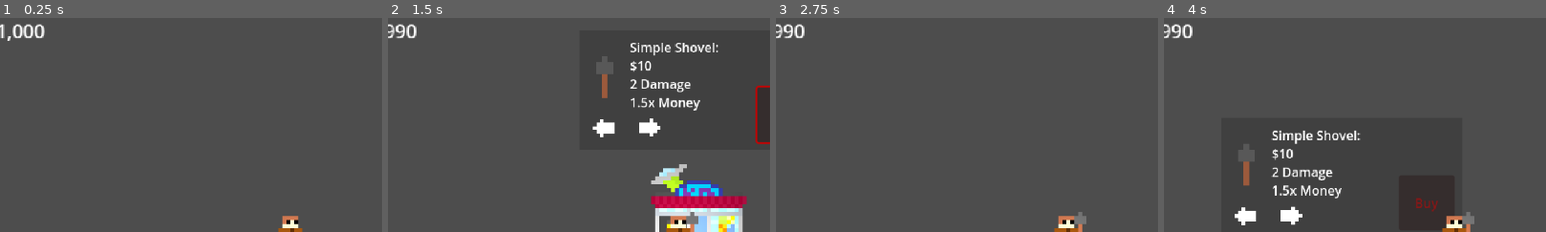
Above: before the commit, frames 1-4 (left to right).
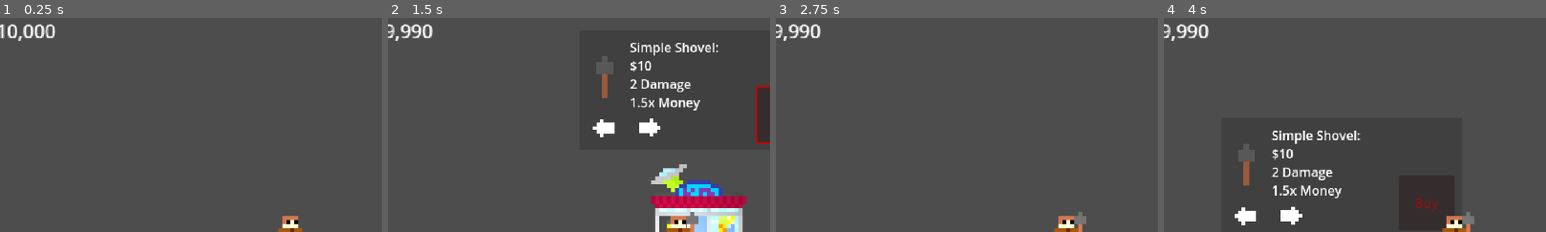
Above: after the commit, the same moments.

Repository: ThuyTran735/Asteroid-Psyche
Game: Godot game, scene res://Scenes/asteroid_psyche.tscn
Two runs of this game, one before a commit and one after it. Both use one fixed random seed, a clock stepped at 60 frames per second and the inputs below.
Inputs (mouse positions are % of the whole screen's width and height, from its top left):
- Up to frame 1 (0.25 s): no input
- Up to frame 2 (1.5 s): move the mouse to (47, 4) at 0.52 s; press the mouse at (47, 4) at 0.53 s; hold D (move_right) 0.53-1.25 s; tap Space (jump) at 0.77, 0.8, 1.07 s; release the mouse at (47, 4) at 1.25 s; click "Buy" at 1.25 s
- Up to frame 3 (2.75 s): move the mouse to (47, 10) at 2.02 s; hold D (move_right) from 2.03 s (still down); tap Space (jump) at 2.1, 2.27, 2.57 s; click (47, 10) at 2.3 s
- Up to frame 4 (4 s): move the mouse to (60, 28) at 2.77 s; release D (move_right) at 2.78 s; press the mouse at (60, 28) at 2.78 s; hold A (move_left) 2.78-3.53 s; tap Space (jump) at 3.05, 3.77 s; move the mouse to (45, 70) at 3.52 s; release the mouse at (45, 70) at 3.53 s; hold D (move_right) from 3.53 s (still down); right-click (45, 70) at 3.6 s; click (45, 70) at 3.8 s
The pictures show only the part of the screen within x 12-62%, y 0-50%; the shares and areas given below are measured in that part.

The runs differ from the first frame. In frame 1, 0.3% of the frame differs, in the area x 2-15%, y 2-11%; in frame 2, 0.5%, in the area x 2-12%, y 2-11%; in frame 3, 0.5%; in frame 4, 0.5%.

Commit message:
oj
jbhgfxcgvhjk

Diff:
--- a/Godot/Scenes/asteroid_psyche.tscn
+++ b/Godot/Scenes/asteroid_psyche.tscn
@@ -265,6 +265,7 @@
 [node name="Metal" type="TileMap" parent="."]
 tile_set = SubResource("TileSet_bee6v")
 format = 2
+layer_0/name = "Metal"
 layer_0/tile_data = PackedInt32Array(65535, 0, 0, 1, 0, 0, 0, 0, 0, 2, 0, 0, 3, 0, 0, 4, 0, 0, 5, 0, 0, 6, 0, 0, 7, 0, 0, 65534, 0, 0, 65532, 0, 0, 65533, 0, 0, 65531, 0, 0, 65530, 0, 0, 65529, 0, 0, 65528, 0, 0)
 
 [node name="FirstLayer" type="TileMap" parent="."]
--- a/Godot/Scenes/billy.tscn
+++ b/Godot/Scenes/billy.tscn
@@ -17,10 +17,12 @@
 [ext_resource type="Texture2D" uid="uid://1lgwbl3qtknh" path="res://Assets/Billy/Billy Medium Drill/billy_medium_drill_mine.png" id="11_o6tx6"]
 [ext_resource type="Texture2D" uid="uid://da2h5dfp0in7w" path="res://Assets/Billy/Billy Large Drill/billy_large_drill_mine.png" id="12_gwtq7"]
 [ext_resource type="Texture2D" uid="uid://gtxcg01v2i0h" path="res://Assets/Billy/Billy Small Drill/billy_small_drill_walk.png" id="14_hdjiy"]
+[ext_resource type="Texture2D" uid="uid://dgk302ftf8bs2" path="res://Assets/Billy/Billy Laser Drill/billy_laser_drill_mine.png" id="14_lthk7"]
 [ext_resource type="Texture2D" uid="uid://c5ot7udwh5rbo" path="res://Assets/Billy/Billy Basic/billy_basic_walk.png" id="15_djlvj"]
 [ext_resource type="Texture2D" uid="uid://c14a1c4my3myn" path="res://Assets/Billy/Billy Medium Drill/billy_medium_drill_walk.png" id="16_o1dyh"]
 [ext_resource type="Texture2D" uid="uid://b4lfuhxqrld27" path="res://Assets/Billy/Billy Basic Shovel/billy_basic_shovel_walk.png" id="17_8pwjr"]
 [ext_resource type="Texture2D" uid="uid://box6sq62skrcl" path="res://Assets/Billy/Billy Large Drill/billy_large_drill_walk.png" id="18_yv8gp"]
+[ext_resource type="Texture2D" uid="uid://b1iw41tcclom1" path="res://Assets/Billy/Billy Laser Drill/billy_laser_drill_.png" id="21_hvbjb"]
 
 [sub_resource type="AtlasTexture" id="AtlasTexture_fbrne"]
 atlas = ExtResource("2_1mlnx")
@@ -186,6 +188,22 @@
 atlas = ExtResource("18_yv8gp")
 region = Rect2(72, 0, 24, 10)
 
+[sub_resource type="AtlasTexture" id="AtlasTexture_lius7"]
+atlas = ExtResource("21_hvbjb")
+region = Rect2(0, 0, 20, 10)
+
+[sub_resource type="AtlasTexture" id="AtlasTexture_rhvtb"]
+atlas = ExtResource("21_hvbjb")
+region = Rect2(20, 0, 20, 10)
+
+[sub_resource type="AtlasTexture" id="AtlasTexture_alyjr"]
+atlas = ExtResource("21_hvbjb")
+region = Rect2(40, 0, 20, 10)
+
+[sub_resource type="AtlasTexture" id="AtlasTexture_3fcbo"]
+atlas = ExtResource("21_hvbjb")
+region = Rect2(60, 0, 20, 10)
+
 [sub_resource type="AtlasTexture" id="AtlasTexture_eu1m7"]
 atlas = ExtResource("16_o1dyh")
 region = Rect2(0, 0, 20, 10)
@@ -341,10 +359,13 @@
 "name": &"mine_large_drill",
 "speed": 1.0
 }, {
-"frames": [],
+"frames": [{
+"duration": 1.0,
+"texture": ExtResource("14_lthk7")
+}],
 "loop": true,
 "name": &"mine_laser_drill",
-"speed": 5.0
+"speed": 1.0
 }, {
 "frames": [{
 "duration": 1.0,
@@ -436,10 +457,22 @@
 "name": &"walk_large_drill",
 "speed": 7.0
 }, {
-"frames": [],
+"frames": [{
+"duration": 1.0,
+"texture": SubResource("AtlasTexture_lius7")
+}, {
+"duration": 1.0,
+"texture": SubResource("AtlasTexture_rhvtb")
+}, {
+"duration": 1.0,
+"texture": SubResource("AtlasTexture_alyjr")
+}, {
+"duration": 1.0,
+"texture": SubResource("AtlasTexture_3fcbo")
+}],
 "loop": true,
 "name": &"walk_laser_drill",
-"speed": 5.0
+"speed": 7.0
 }, {
 "frames": [{
 "duration": 1.0,
@@ -489,7 +522,7 @@
 [node name="AnimatedSprite2D" type="AnimatedSprite2D" parent="."]
 position = Vector2(0, -3)
 sprite_frames = SubResource("SpriteFrames_rw242")
-animation = &"idle_laser_drill"
+animation = &"walk_laser_drill"
 autoplay = "idle"
 
 [node name="CollisionShape2D" type="CollisionShape2D" parent="."]
@@ -508,6 +541,8 @@
 points = PackedVector2Array(0, 0, 17, 0)
 width = 3.0
 default_color = Color(1, 0, 0, 1)
+begin_cap_mode = 2
+end_cap_mode = 2
 
 [node name="DamageAreaLaserDrill" type="Area2D" parent="Laser"]
 
--- a/Godot/Scenes/shopmenu.tscn
+++ b/Godot/Scenes/shopmenu.tscn
@@ -7,7 +7,7 @@
 [ext_resource type="Texture2D" uid="uid://y660w85wcsid" path="res://Assets/Shops/Tools/Laser_Drill.png" id="5_3ekva"]
 [ext_resource type="Texture2D" uid="uid://3dk2sgw8br4y" path="res://Assets/Shops/Tools/Medium_Drill.png" id="6_wva01"]
 [ext_resource type="Texture2D" uid="uid://bhkys836o1wun" path="res://Assets/Shops/Tools/Small_Drill.png" id="7_85jdk"]
-[ext_resource type="Texture2D" uid="uid://mo6xitljy3ei" path="res://Assets/Shops/white_arrow.png" id="8_3ihoh"]
+[ext_resource type="Texture2D" uid="uid://mo6xitljy3ei" path="res://Assets/Shops/pixil-frame-0 (17).png" id="8_3ihoh"]
 
 [sub_resource type="AtlasTexture" id="AtlasTexture_7o1td"]
 atlas = ExtResource("2_l726j")
--- a/Godot/Scripts/billy.gd
+++ b/Godot/Scripts/billy.gd
@@ -8,90 +8,79 @@
 var widthy = based_width
 var shoot = false
 var laser_offset = 5
-@onready var collision = $Laser/DamageAreaLaserDrill/CollisionShape2D
 @onready var LaserDrillMarker = $LaserDrillMarker
+@onready var animated_sprite_2d = $AnimatedSprite2D
 
 # Get the gravity from the project settings to be synced with RigidBody nodes.
 var gravity = ProjectSettings.get_setting("physics/2d/default_gravity")
-
-@onready var animated_sprite_2d = $AnimatedSprite2D
 
 func _ready():
 	$Control.z_index = 1
 	$Control.mouse_filter = Control.MOUSE_FILTER_IGNORE
 
-
 func _physics_process(delta):
+	# Default to hidden laser
 	$Laser.visible = false
 	if Global.item_main == 6:
 		$Laser.width = widthy
 
 		# Determine laser offset based on character facing direction
 		if animated_sprite_2d.flip_h:
-			laser_offset = -5
+			laser_offset = -7
 		else:
-			laser_offset = 5
+			laser_offset = 7
 
 		# Adjust laser position based on offset
-		$Laser.global_position = global_position + Vector2(laser_offset, -3.5)
+		var laser_base_position = global_position + Vector2(laser_offset, -3.5)
+		$Laser.global_position = laser_base_position
 
-		var mouse_position = get_local_mouse_position()
-		var max_cast_to = mouse_position.normalized() * max_range
-		$RayCast2D.target_position = max_cast_to
+		# Get the mouse position
+		var mouse_position = get_global_mouse_position()
 
-		if $RayCast2D.is_colliding():
-			$LaserDrillMarker.global_position = $RayCast2D.get_collision_point()
-			$Laser.set_point_position(1, $Laser.to_local($LaserDrillMarker.global_position))
-		else:
-			$LaserDrillMarker.global_position = $RayCast2D.target_position
-			$Laser.points[1] = $LaserDrillMarker.global_position
-			$Laser/DamageAreaLaserDrill/CollisionShape2D
+		# Calculate the laser direction and distance
+		var laser_direction = (mouse_position - laser_base_position).normalized()
+		var laser_distance = min((mouse_position - laser_base_position).length(), max_range)
 
-		if shoot == true:
-			collision.shape.b = $Laser.points[1]
-			collision.disabled = false
-			$Laser.visible = true
-		else:
-			collision.shape.b = Vector2.ZERO
-			collision.disabled = true
-			$Laser.visible = false
+		# Set the laser end point
+		var laser_end_position = laser_base_position + laser_direction * laser_distance
 
-		if Input.is_action_pressed("mb_left"):
+		# Update laser points
+		$Laser.set_point_position(0, $Laser.to_local(laser_base_position))
+		$Laser.set_point_position(1, $Laser.to_local(laser_end_position))
+
+		# Debug print statements
+		if Input.is_action_just_pressed("mb_left"):
 			shoot = true
 		else:
 			shoot = false
 
-	# Add the gravity.
+		if shoot:
+			$Laser.visible = true
+		else:
+			$Laser.visible = false
+
+	# Handle jumping and movement
 	if not is_on_floor():
 		velocity.y += gravity * delta
 
-	# Get the global mouse position
 	var mouse_pos = get_global_mouse_position()
-	# Get the global position of the player
 	var player_pos = global_position
 
-	# Handle jump.
 	if Input.is_action_just_pressed("jump") and is_on_floor():
 		velocity.y = JUMP_VELOCITY
 
-	# Gets the input direction: -1 (Left), 0 (Nothing), 1 (Right)
-	var direction = Input.get_axis("move_left", "move_right")
-
-	# Determine if the mouse is to the left or right of the player
+	var move_direction = Input.get_axis("move_left", "move_right")
 	if mouse_pos.x < player_pos.x:
 		animated_sprite_2d.flip_h = true
-
 	else:
 		animated_sprite_2d.flip_h = false
 
-	# Flip sprite
-	if direction > 0:
+	if move_direction > 0:
 		animated_sprite_2d.flip_h = false
-	elif direction < 0:
+	elif move_direction < 0:
 		animated_sprite_2d.flip_h = true
 
-	# Play animations
-	if direction == 0:
+	if move_direction == 0:
 		match Global.item_main:
 			0:
 				animated_sprite_2d.play("idle")
@@ -105,6 +94,8 @@
 				animated_sprite_2d.play("idle_medium_drill")
 			5:
 				animated_sprite_2d.play("idle_large_drill")
+			6:
+				animated_sprite_2d.play("idle_laser_drill")
 	else:
 		match Global.item_main:
 			0:
@@ -119,14 +110,14 @@
 				animated_sprite_2d.play("walk_medium_drill")
 			5:
 				animated_sprite_2d.play("walk_large_drill")
+			6:
+				animated_sprite_2d.play("walk_laser_drill")
 
-	# Movement
-	if direction:
-		velocity.x = direction * SPEED
+	if move_direction:
+		velocity.x = move_direction * SPEED
 	else:
 		velocity.x = move_toward(velocity.x, 0, SPEED)
 
-	# If left mouse button is pressed, play mining animation
 	if Input.is_action_pressed("mb_left"):
 		match Global.item_main:
 			0:
@@ -142,7 +133,7 @@
 			5:
 				animated_sprite_2d.play("mine_large_drill")
 			6:
-				animated_sprite_2d.play("")
+				animated_sprite_2d.play("mine_laser_drill")
 
 	move_and_slide()
 
--- a/Godot/Scripts/global.gd
+++ b/Godot/Scripts/global.gd
@@ -1,6 +1,6 @@
 extends Node
 
-var money = 1000
+var money = 10000
 
 
 
--- a/Godot/Scripts/shop.gd
+++ b/Godot/Scripts/shop.gd
@@ -25,6 +25,10 @@
 		Global.damage = 40
 		Global.money_multiplier = 10.5
 		Global.item_main = 5
+	if $shopmenu.item6owned == true:
+		Global.damage = 100
+		Global.money_multiplier = 25
+		Global.item_main = 6
 
 func _on_area_2d_body_entered(body):
 	if body.has_method("player_shop_method"):
--- a/Godot/Scripts/shopmenu.gd
+++ b/Godot/Scripts/shopmenu.gd
@@ -7,12 +7,14 @@
 var item3price = 125
 var item4price = 300
 var item5price = 800
+var item6price = 2500
 
 var item1owned = false
 var item2owned = false
 var item3owned = false
 var item4owned = false
 var item5owned = false
+var item6owned = false
 
 var price
 
@@ -50,6 +52,11 @@
 			$PriceLabel.text = "Large Drill:\n$800\n40 Damage\n10.5x Money"
 			$ButtonBuy.modulate = Color(0.058, 0.611, 0.098) if Global.money >= item5price and not item5owned else Color(1, 0, 0)
 			$ButtonBuy.disabled = Global.money < item5price or item5owned
+		6:
+			$icon.play("Laser_Drill")
+			$PriceLabel.text = "Laser Drill:\n$2500\n100 Damage\n25x Money"
+			$ButtonBuy.modulate = Color(0.058, 0.611, 0.098) if Global.money >= item6price and not item6owned else Color(1, 0, 0)
+			$ButtonBuy.disabled = Global.money < item6price or item6owned
 
 func _on_button_left_pressed():
 	swap_item_back()
@@ -90,12 +97,18 @@
 				buy()
 				item5owned = true
 				print("Bought Large Drill")
+		6:
+			price = item6price
+			if Global.money >= price and not item6owned:
+				buy()
+				item6owned = true
+				print("Bought Laser Drill")
 
 func swap_item_back():
 	var previous_item = item
 	match item:
 		1:
-			item = 5
+			item = 6
 		2:
 			item = 1
 		3:
@@ -104,6 +117,8 @@
 			item = 3
 		5:
 			item = 4
+		6:
+			item = 5
 	update_shop_ui()
 
 func swap_item_forward():
@@ -117,6 +132,8 @@
 		4:
 			item = 5
 		5:
+			item = 6
+		6:
 			item = 1
 	update_shop_ui()
 
Binary file added: Godot/Assets/Billy/Billy Laser Drill/billy_laser_drill_.png
Not shown, added: Godot/Assets/Billy/Billy Laser Drill/billy_laser_drill_.png.import
Binary file added: Godot/Assets/Billy/Billy Laser Drill/billy_laser_drill_mine.png
Not shown, added: Godot/Assets/Billy/Billy Laser Drill/billy_laser_drill_mine.png.import
Not shown: 1 places in Godot/Scenes/billy.tscn that only renumber resources
